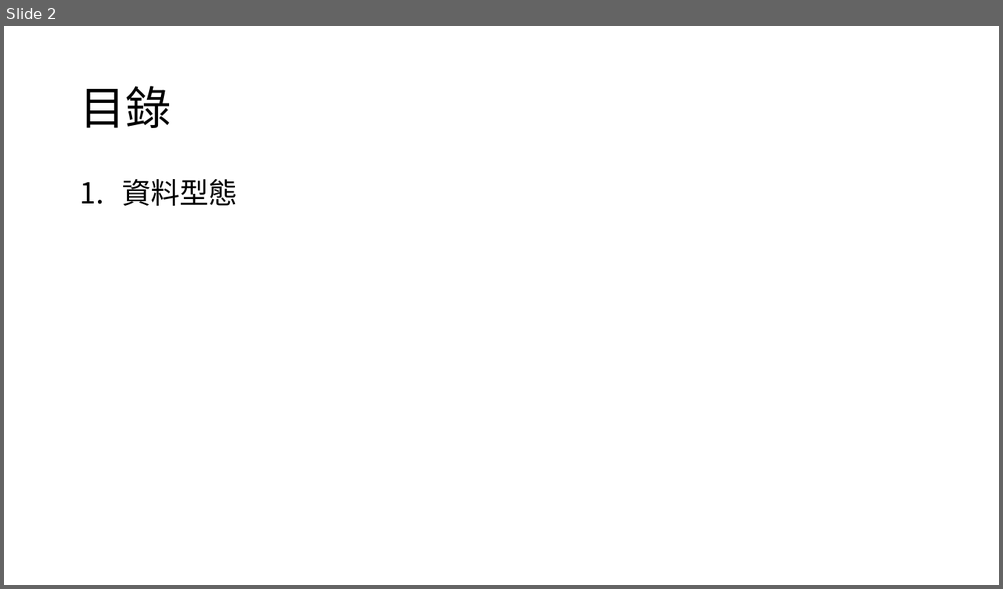
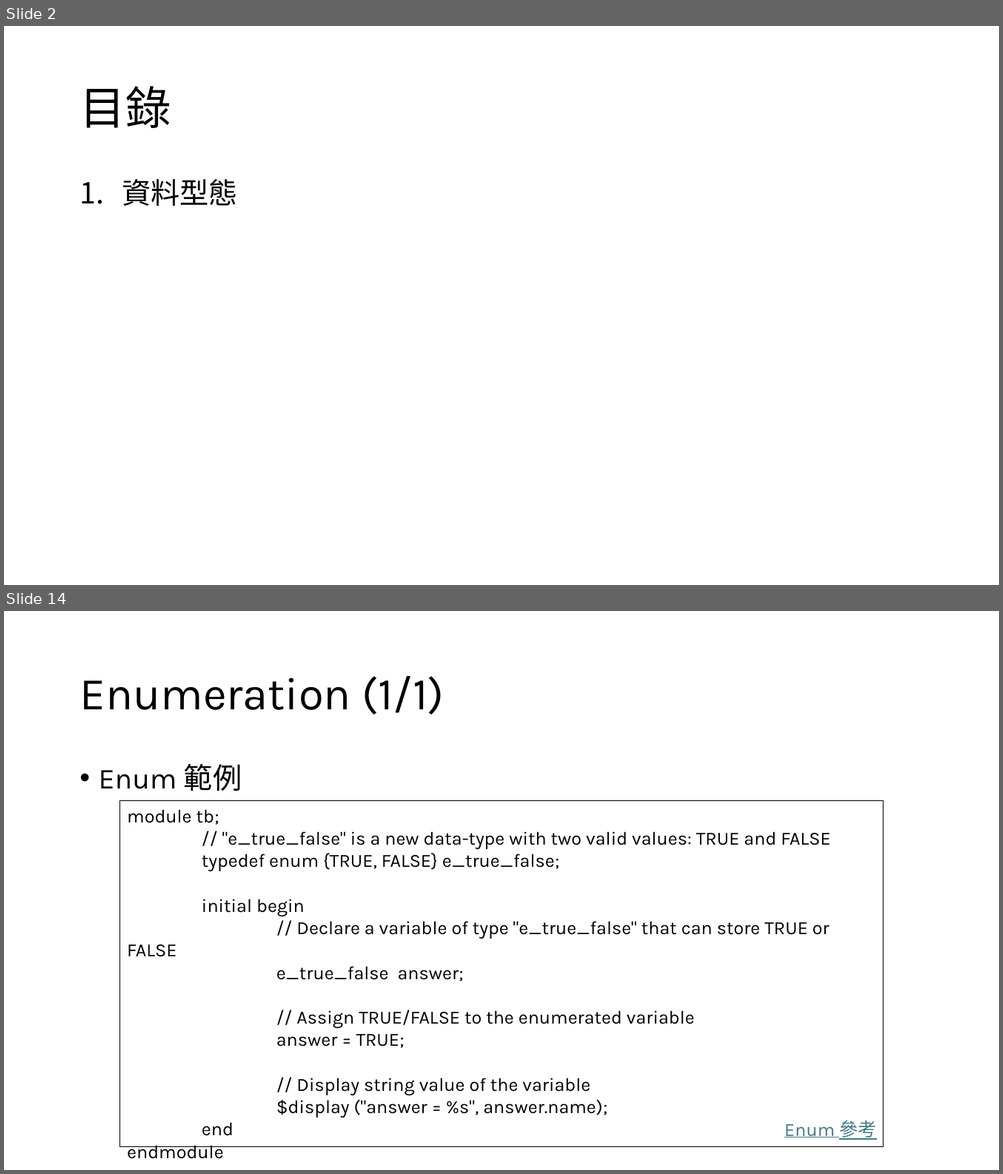
Before and after one commit to s9001055/DV_learning, a slide deck: systemverilog/SystemVerilog_語法學習.pptx. Shown one above the other, each under a label of ours: slide 2 before the commit, slides 2 and 14 after it; the slides between them are not shown. The pictures are 1003x589 and 1003x1174 pixels, drawn with LibreOffice and Linux fonts; fonts in the diff are those of the drawing. Boxes give left, top, right and bottom in pixels: in the first picture for what was removed or moved away, otherwise in the second. Text is boxed around its words. In the diff, an @@ line names an element or a change of style, - is before the commit and + after.

Commit message:
add 2state, 4state, string, enum, array

```diff
--- a/systemverilog/SystemVerilog_語法學習.pptx
+++ b/systemverilog/SystemVerilog_語法學習.pptx
@@ slide 14 added at [4, 611, 999, 1170], background #FFFFFF @@
@@ title added at [79, 676, 444, 715], 44 pt, text #000000 @@
+Enumeration (1/1)
@@ text added at [99, 764, 242, 792], 28 pt, text #000000 @@
+• Enum 範例
@@ rectangle added at [119, 800, 883, 1147], outline #000000 0.75 pt, 18 pt, text #000000 @@
+module tb;
+// "e_true_false" is a new data-type with two valid values: TRUE and FALSE
+typedef enum {TRUE, FALSE} e_true_false;
+initial begin
+// Declare a variable of type "e_true_false" that can store TRUE or FALSE
+e_true_false answer;
+// Assign TRUE/FALSE to the enumerated variable
+answer = TRUE;
+// Display string value of the variable
+$display ("answer = %s", answer.name);
+end
+endmodule
@@ text added at [784, 1121, 876, 1140], 18 pt, text #467886, underline @@
+Enum 參考
```
Also in this commit, not shown: 2 slides changed, 12 other slides added.
